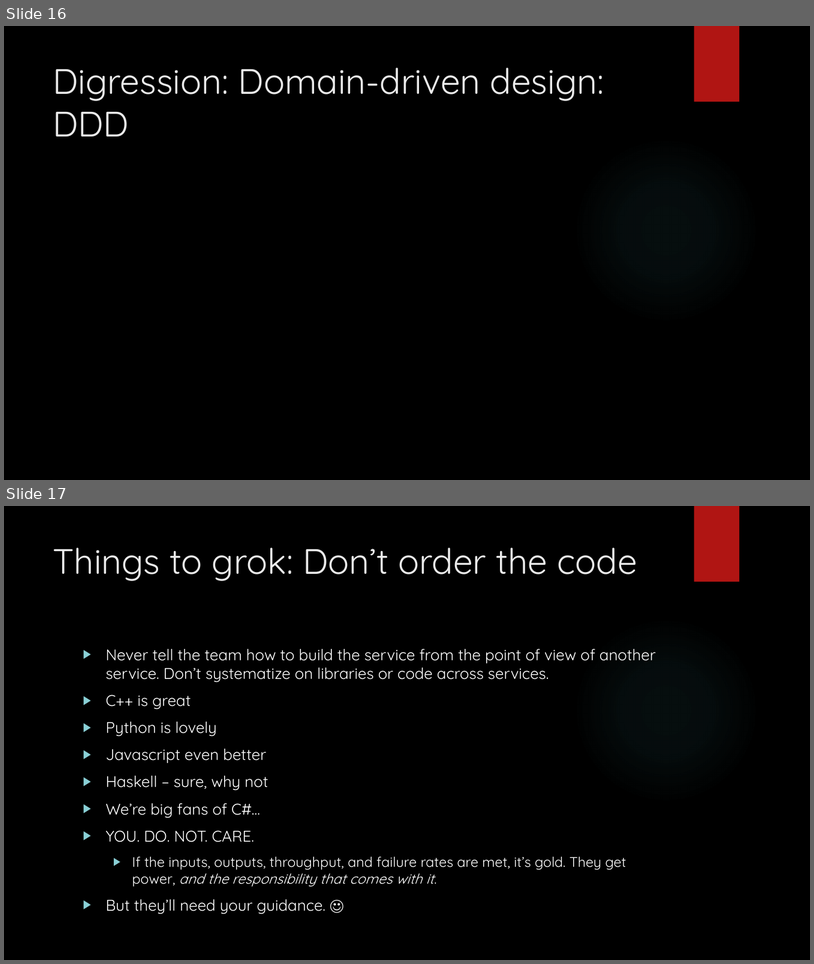
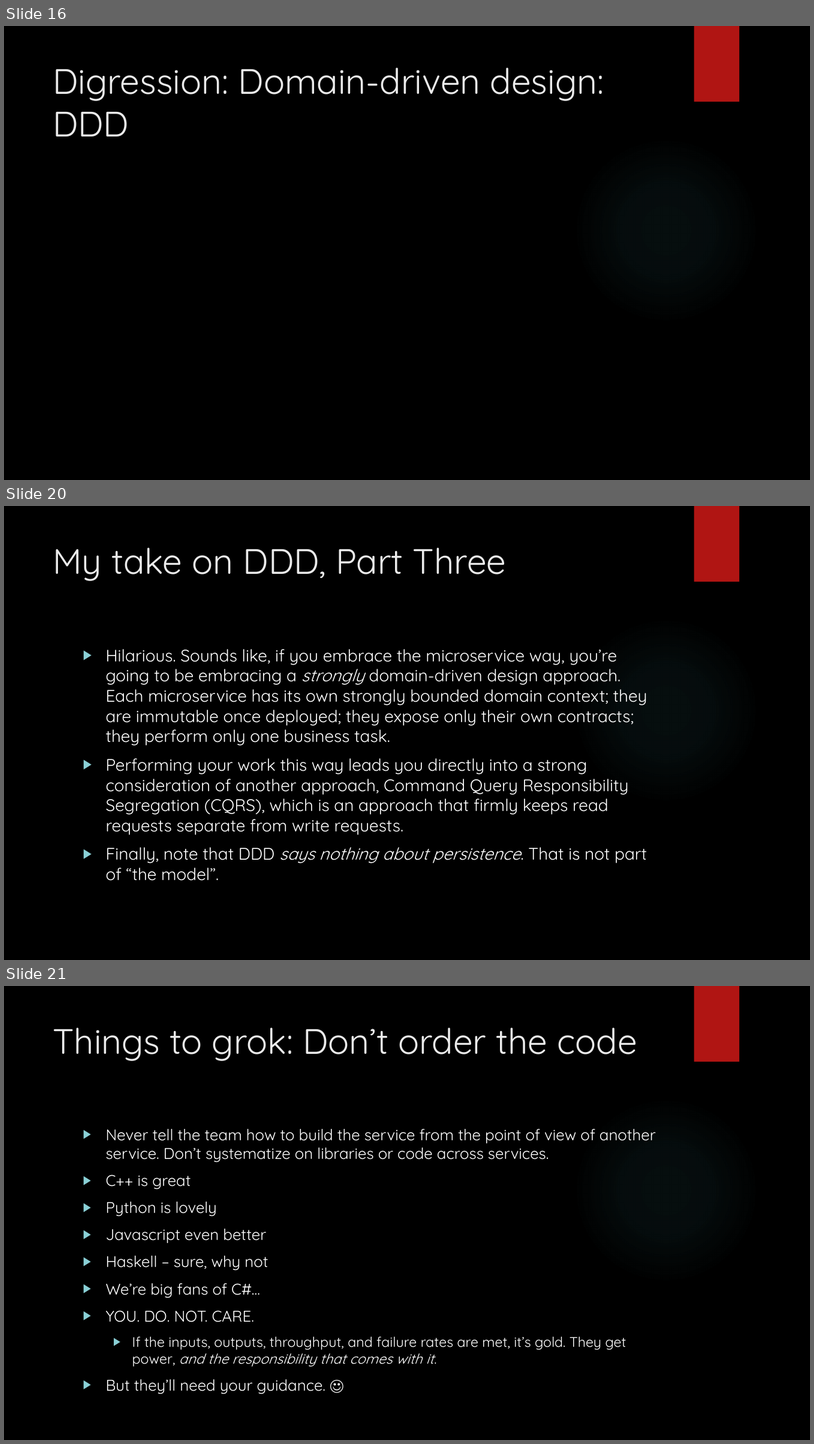
Before and after one commit to arif-aigonix/leap2015, a slide deck: Microservices Overview.pptx. Shown one above the other, each under a label of ours: slides 16 and 17 before the commit, slides 16, 20 and 21 after it; the slides between them are not shown. The pictures are 814x964 and 814x1444 pixels, drawn with LibreOffice and Linux fonts; fonts in the diff are those of the drawing; background and template pictures are left out. Boxes give left, top, right and bottom in pixels: in the first picture for what was removed or moved away, otherwise in the second. Text is boxed around its words. In the diff, an @@ line names an element or a change of style, - is before the commit and + after.

Commit message:
basic domain design high-level

```diff
--- a/Microservices Overview.pptx
+++ b/Microservices Overview.pptx
@@ slide 20 added at (4,506,810,960), background picture (left out); not listed: 2 template elements that a slide beside it also shows @@
@@ title added at (53,547,507,581), 42 pt, text #EBEBEB @@
+My take on DDD, Part Three
@@ text added at (106,649,648,880), 20 pt, text #FFFFFF @@
+▶ Hilarious. Sounds like, if you embrace the microservice way, you’re going to be embracing a strongly domain-driven design approach. Each microservice has its own strongly bounded domain context; they are immutable once deployed; they expose only their own contracts; they perform only one business task.
+▶ Performing your work this way leads you directly into a strong consideration of another approach, Command Query Responsibility Segregation (CQRS), which is an approach that firmly keeps read requests separate from write requests.
+▶ Finally, note that DDD says nothing about persistence. That is not part of “the model”.
@@ what was slide 17 is now slide 21 @@
```
Also in this commit, not shown: 3 other slides added.
